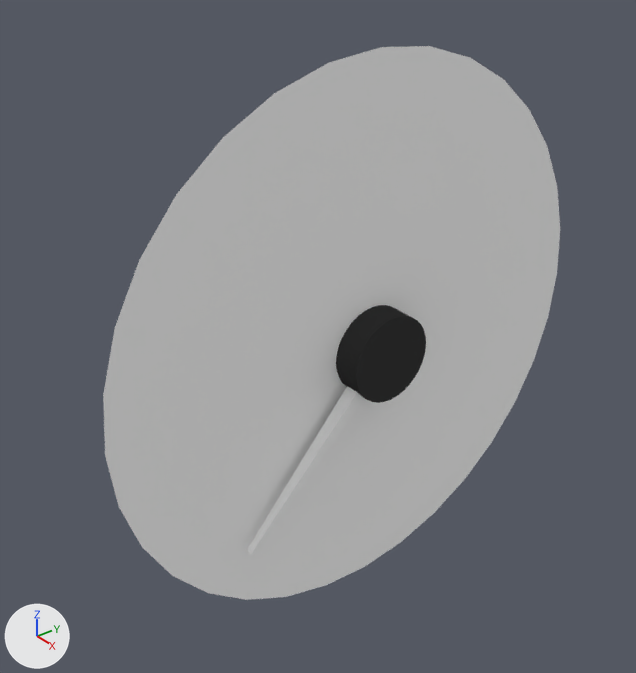
Before and after pictures for a commit that changed the Blender file dev/blender/instruments/rpm.blend.
Camera for both pictures: a 50 mm camera at (-0.2953, -0.3797, -0.0513) aimed at (-0.3793, -0.3135, -0.1096). Arrows for +X, +Y and +Z are at lower left; the lights stay in place.

In view in the first picture: 'Face', 'PointerCentre', 'PointerTip'.
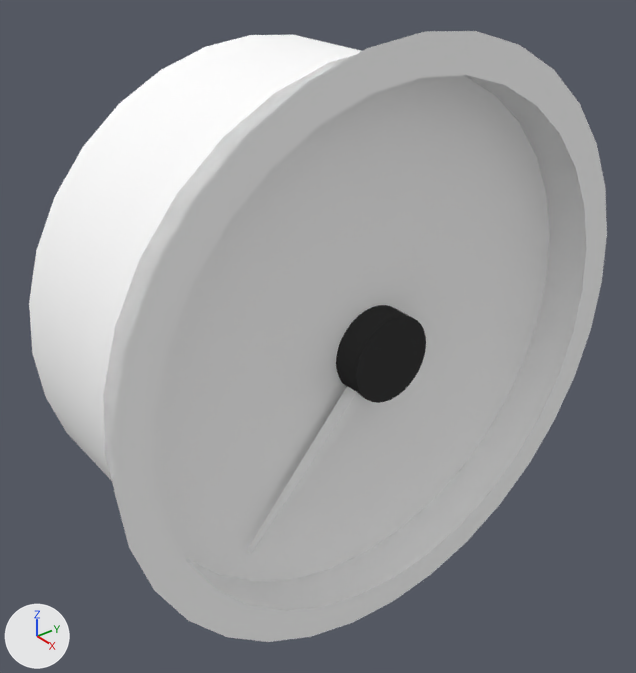
The newer file is also turned or shifted as a whole; pictures and numbers use the older file's frame.

Where the change shows, as pixel boxes (x1, y1, x2, y2) in the pictures (636 x 673 px):
'Case', added: after (29, 31, 607, 642)

The change, as a diff of the scene's bpy script:
```diff
--- a/dev/blender/instruments/rpm.blend.py
+++ b/dev/blender/instruments/rpm.blend.py
@@ mat_material_001 @@
+mat_material_001 = diffuse_material('Material.001')
+mat_material_001.base_color = (1.0, 1.0, 1.0)  # white #ffffff
@@ me_circle_009 @@
+me_circle_009.from_pydata(...)  # 128 vertices, 64 faces; spans x -0.0327..-0.0005, y -0.1299..-0.0496, z -0.0401..0.0402
+me_circle_009.polygons.foreach_set('use_smooth', [True] * 64)
+me_circle_009.materials.append(mat_material_001)  # its picture is missing
@@ ob_case @@
+ob_case = bpy.data.objects.new('Case', me_circle_009)
+ob_case.location = (-0.3629, -0.2222, -0.1076)
+ob_case.show_transparent = True
```
